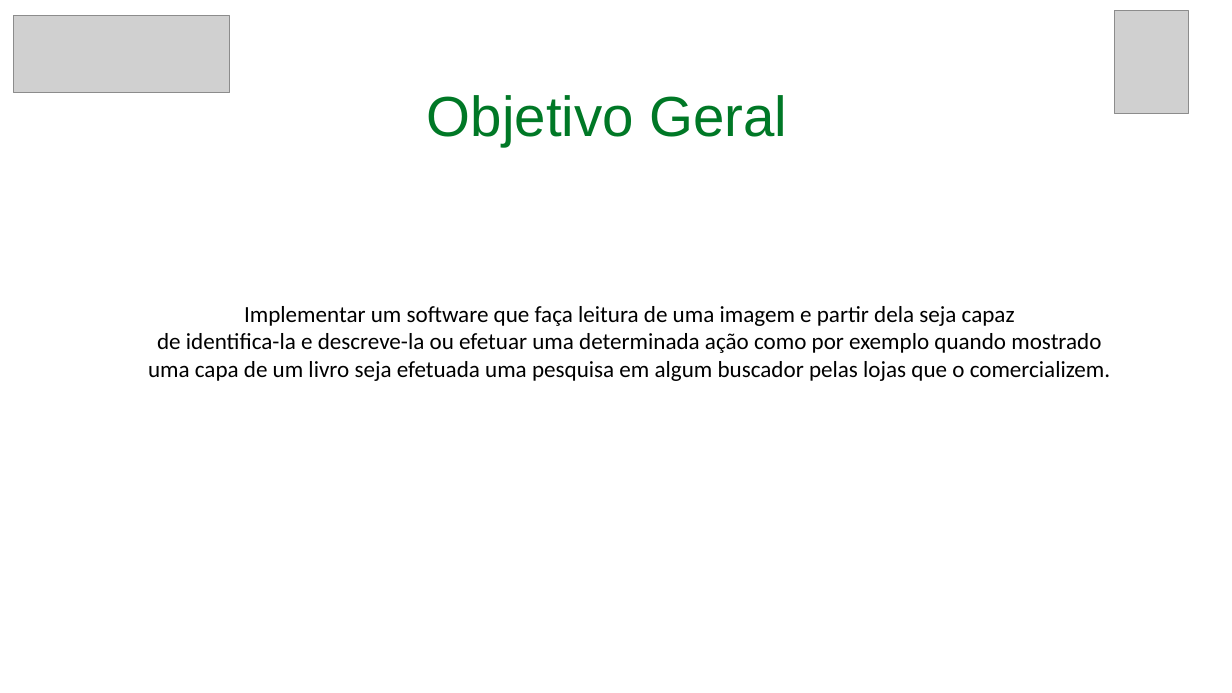
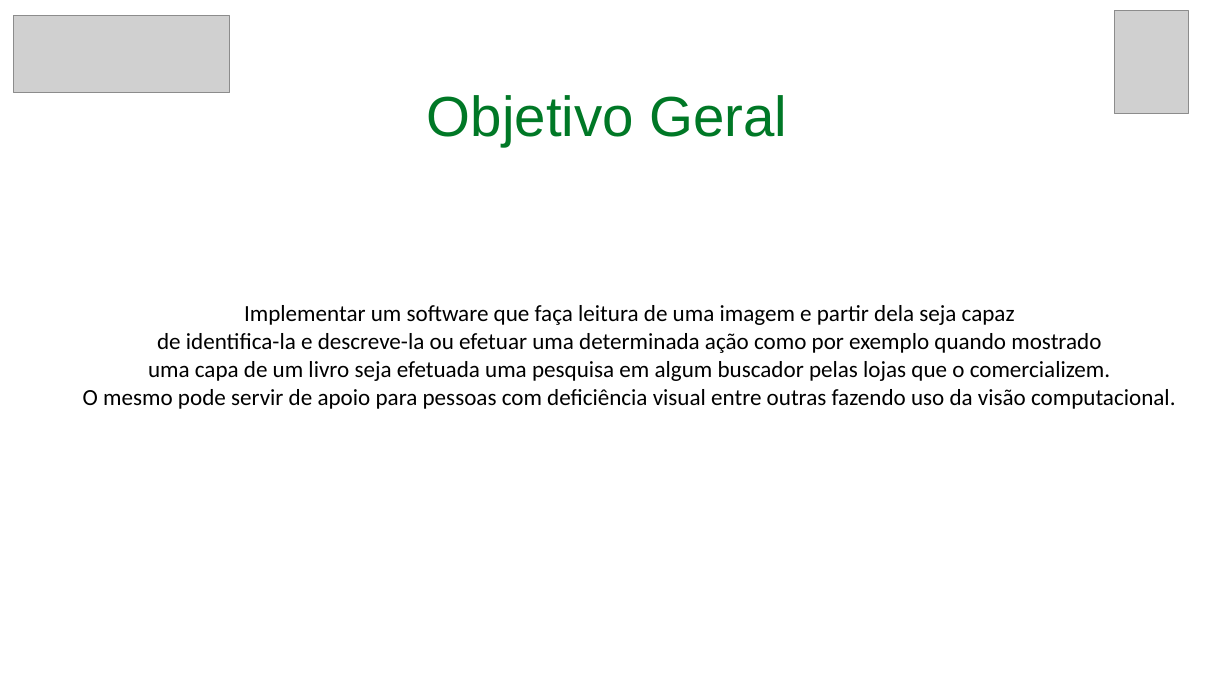
Before and after one commit to RoDiLki/TCC, a slide deck: slide 5 of Seminário 01.pptx. Drawn at 1232x693 pixels with LibreOffice and Linux fonts; fonts in the diff are those of the drawing; grey boxes stand for pictures. Boxes give left, top, right and bottom in pixels: in the first picture for what was removed or moved away, otherwise in the second. Text is boxed around its words. In the diff, an @@ line names an element or a change of style, - is before the commit and + after.

```diff
--- a/Seminário 01.pptx
+++ b/Seminário 01.pptx
@@ text at bbox=[83, 389, 1175, 409]: paragraph added @@
+O mesmo pode servir de apoio para pessoas com deficiência visual entre outras fazendo uso da visão computacional.
```
Also in this commit, not shown: 6 other slides changed, 1 slide added, 2 slides removed.
